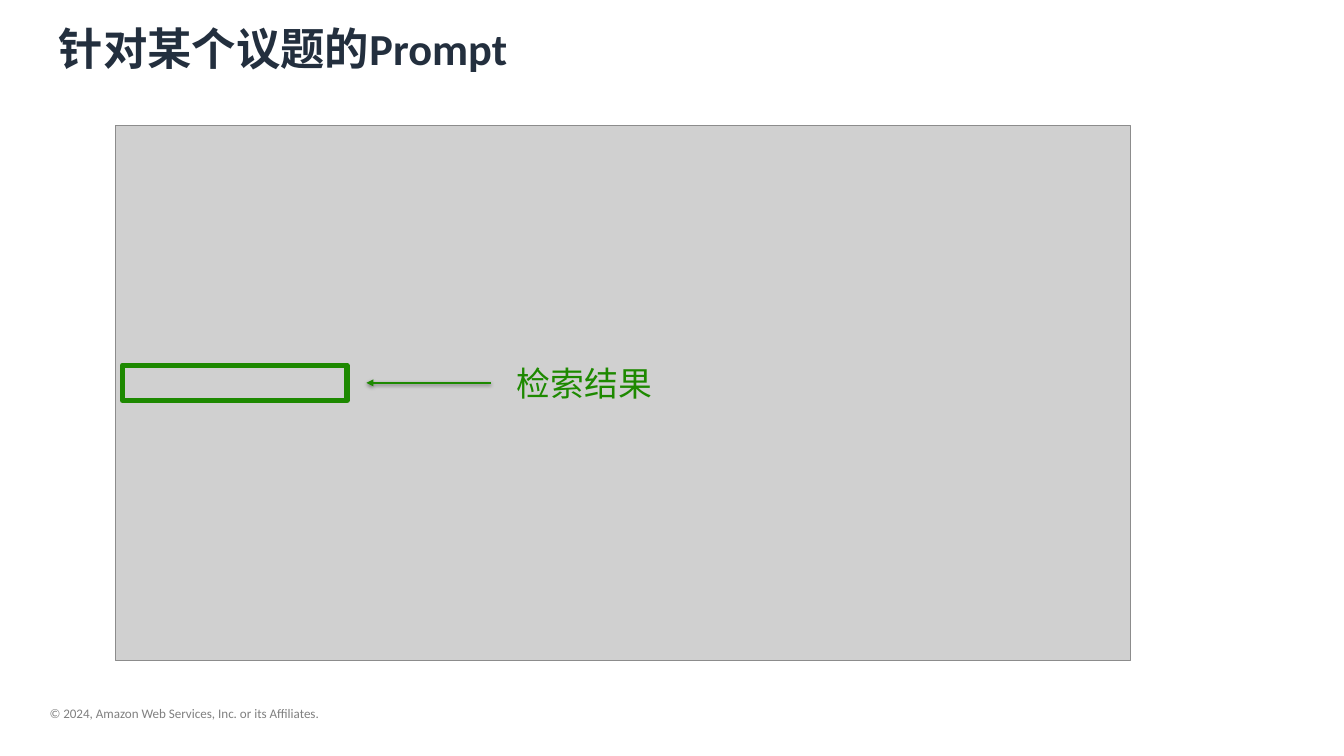
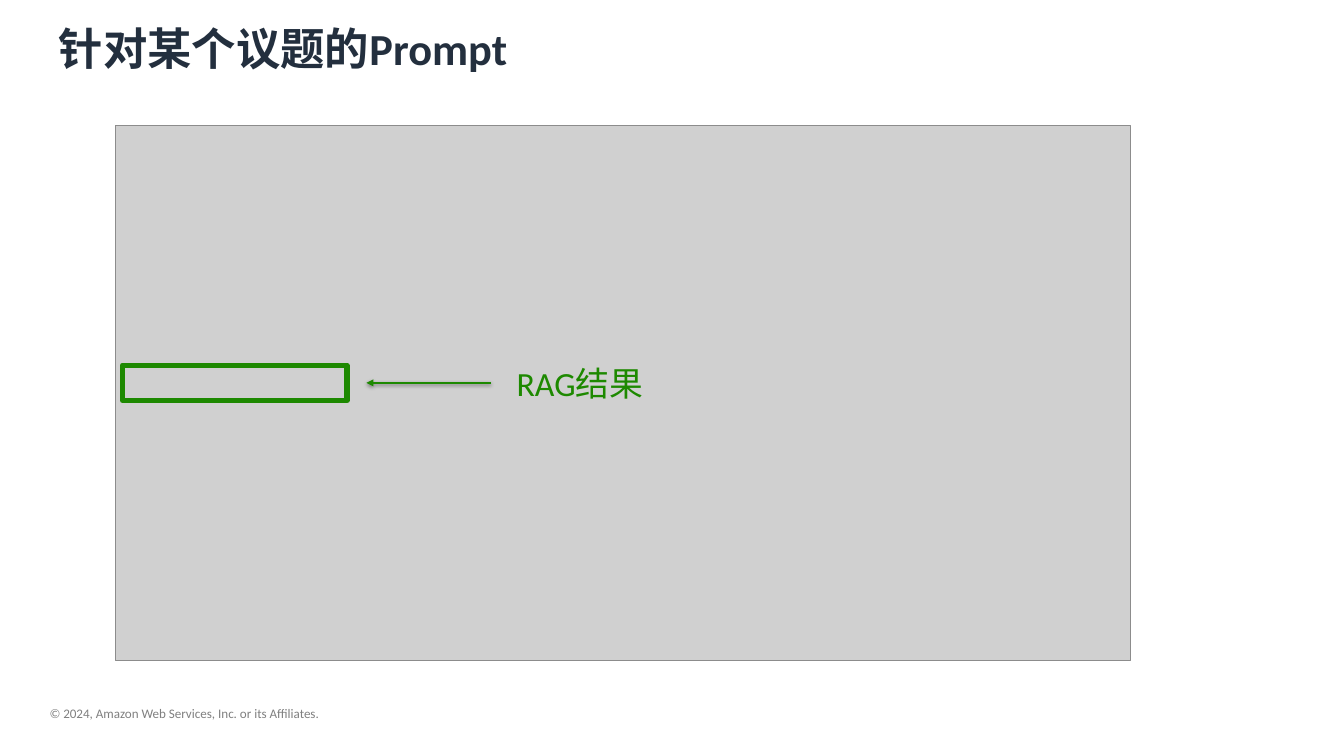
Before and after one commit to zanbei/bedrock_ci_north, a slide deck: slide 10 of bedrock_ppt.pptx. Drawn at 1344x756 pixels with LibreOffice and Linux fonts; fonts in the diff are those of the drawing; grey boxes stand for pictures; background and template pictures are left out. Boxes give left, top, right and bottom in pixels: in the first picture for what was removed or moved away, otherwise in the second. Text is boxed around its words. In the diff, an @@ line names an element or a change of style, - is before the commit and + after.

```diff
--- a/bedrock_ppt.pptx
+++ b/bedrock_ppt.pptx
@@ text at bbox=[517, 368, 644, 399]: text changed @@
-检索结果
+RAG结果
```
Also in this commit, not shown: 2 other slides changed, 1 other file.
